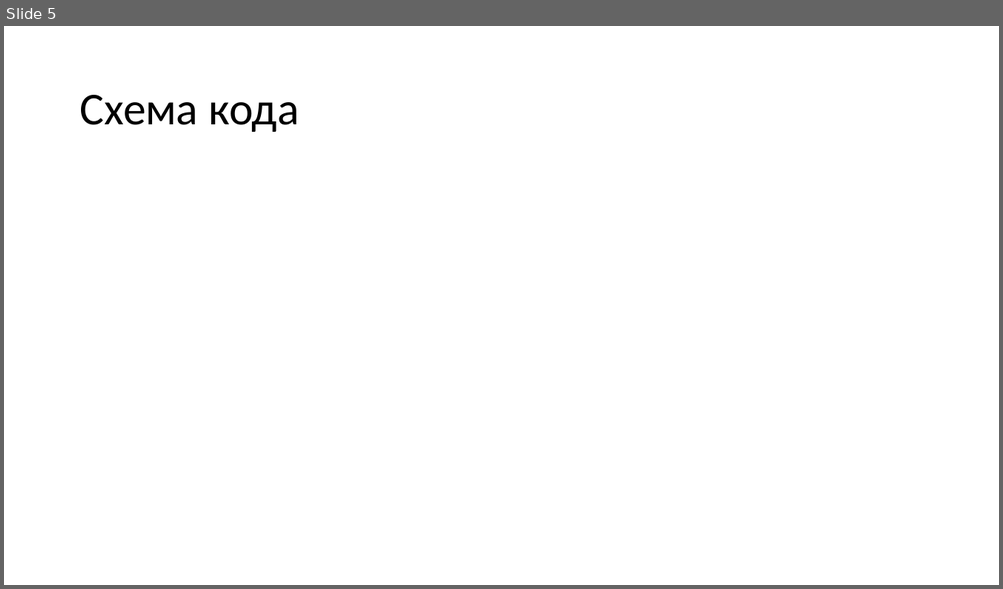
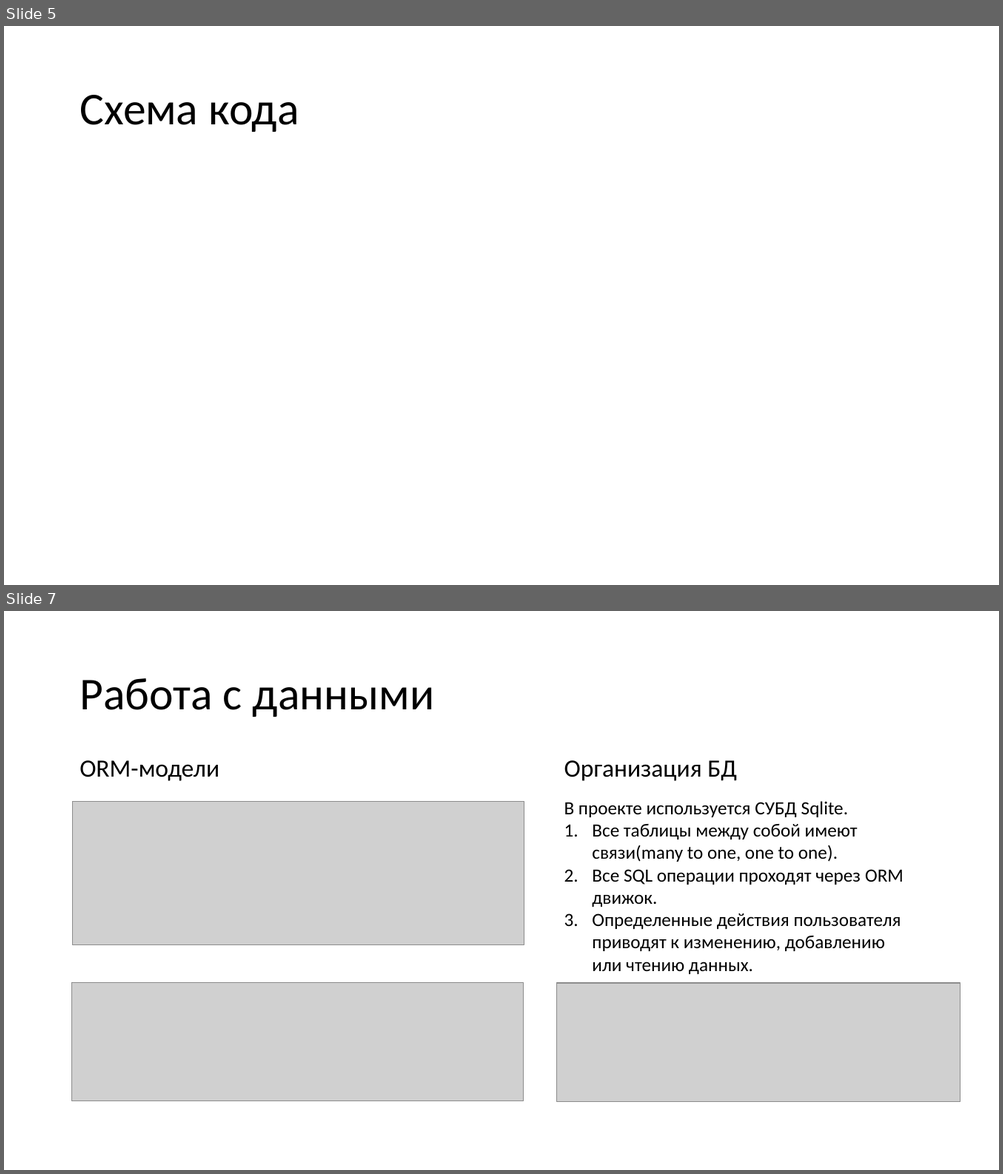
Before and after one commit to andrey3304/The_greatest_project_of_our_time, a slide deck: materials/Presentation.pptx. Shown one above the other, each under a label of ours: slide 5 before the commit, slides 5 and 7 after it; the slides between them are not shown. The pictures are 1003x589 and 1003x1174 pixels, drawn with LibreOffice and Linux fonts; fonts in the diff are those of the drawing; grey boxes stand for pictures. Boxes give left, top, right and bottom in pixels: in the first picture for what was removed or moved away, otherwise in the second. Text is boxed around its words. In the diff, an @@ line names an element or a change of style, - is before the commit and + after.

Commit message:
Добавлен requirements.txt и добавлены слайды презентация

```diff
--- a/materials/Presentation.pptx
+++ b/materials/Presentation.pptx
@@ slide 7 added at <box>4,611,999,1170</box>, background #FFFFFF @@
@@ title added at <box>79,678,435,717</box>, 44 pt, text #000000 @@
+Работа с данными
@@ text added at <box>79,760,219,781</box>, 24 pt, text #000000 @@
+ORM-модели
@@ text added at <box>564,760,737,781</box>, 24 pt, text #000000 @@
+Организация БД
@@ picture added at <box>73,802,524,945</box> @@
@@ text added at <box>564,801,903,974</box>, 18 pt, text #000000 @@
+В проекте используется СУБД Sqlite.
+1. Все таблицы между собой имеют связи(many to one, one to one).
+2. Все SQL операции проходят через ORM движок.
+3. Определенные действия пользователя приводят к изменению, добавлению или чтению данных.
@@ picture added at <box>72,983,524,1102</box> @@
@@ picture added at <box>557,983,961,1102</box> @@
```
Also in this commit, not shown: 1 slide changed, 1 other slide added, 5 other files.
